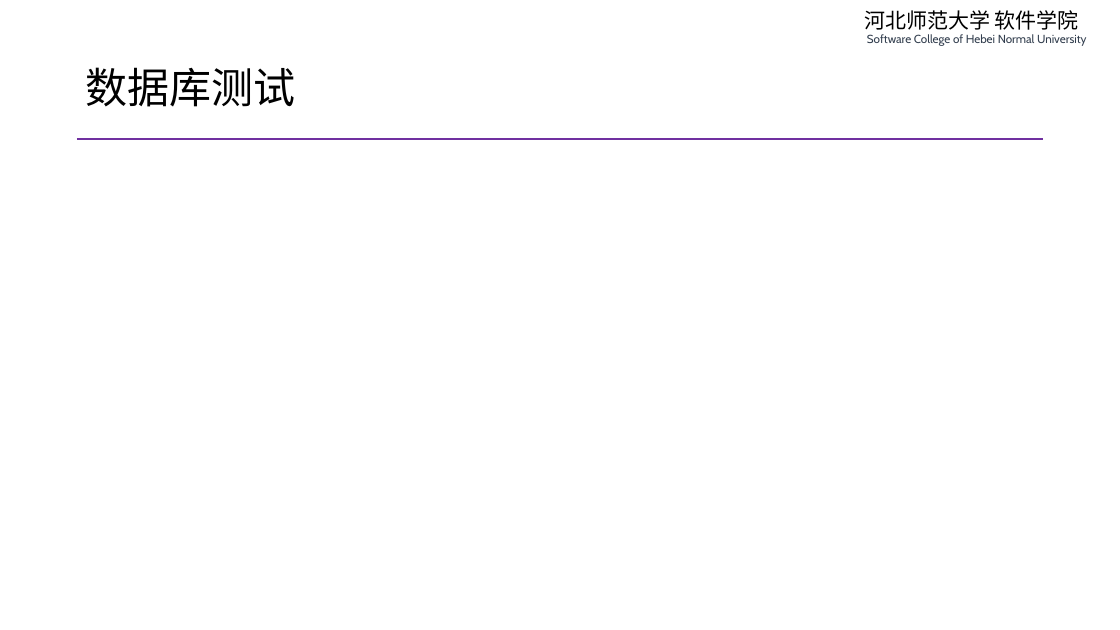
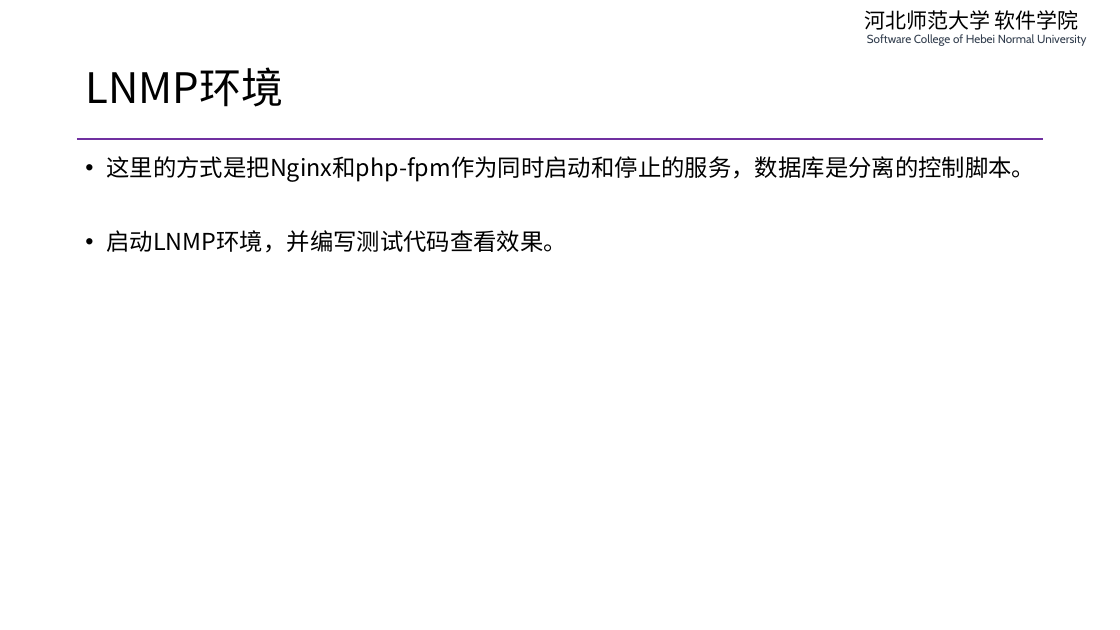
Before and after one commit to edu2act/course-php-serverside-development-on-linux, a slide deck: slide 7 of materials/slides/ch04-complete-lnmp.pptx (slide 10 before the commit). Drawn at 1120x630 pixels with LibreOffice and Linux fonts; fonts in the diff are those of the drawing. Boxes give left, top, right and bottom in pixels: in the first picture for what was removed or moved away, otherwise in the second. Text is boxed around its words. In the diff, an @@ line names an element or a change of style, - is before the commit and + after.

```diff
--- a/materials/slides/ch04-complete-lnmp.pptx
+++ b/materials/slides/ch04-complete-lnmp.pptx
@@ title at (x1=85, y1=67, x2=283, y2=107): text changed @@
-数据库测试
+LNMP环境
@@ text added at (x1=106, y1=156, x2=1035, y2=253), 20 pt, text #000000 @@
+• 这里的方式是把Nginx和php-fpm作为同时启动和停止的服务，数据库是分离的控制脚本。
+• 启动LNMP环境，并编写测试代码查看效果。
```
Also in this commit, not shown: 4 other slides changed, 2 slides added, 2 slides removed, 2 other files.
